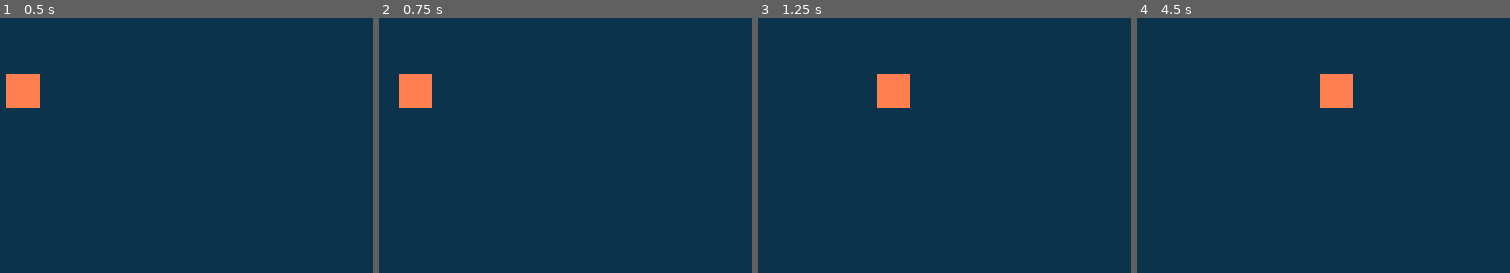
Above: before the commit, frames 1-4 (left to right).
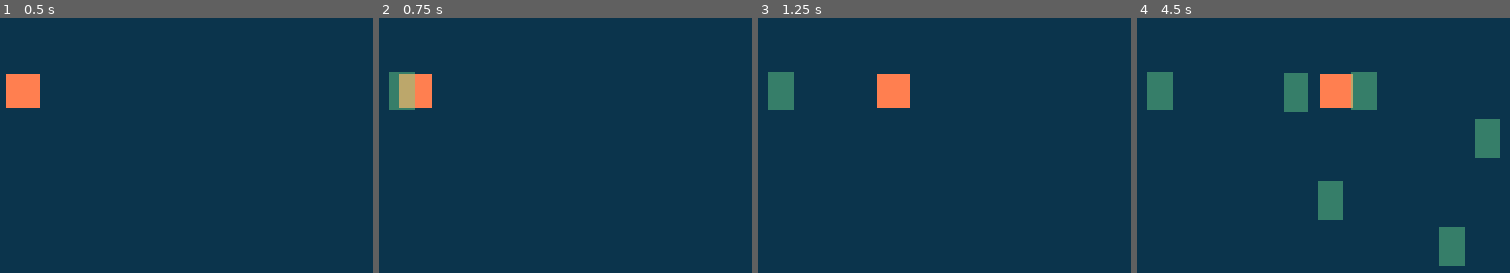
Above: after the commit, the same moments.

Repository: clogas24/Game-Dev
Game: Godot game, scene res://scenes/main/Main.tscn
Same seed, same stepped clock (60 frames per second), same inputs: the game is played once before the commit and once after it.
Inputs:
- Up to frame 1 (0.5 s): no input
- Up to frame 2 (0.75 s): tap Enter at 0.5 s; hold D (move_right) from 0.53 s (still down); hold Space (plant) from 0.53 s (still down)
- Up to frame 3 (1.25 s): keep holding D (move_right); keep holding Space (plant)
- Up to frame 4 (4.5 s): release D (move_right) at 1.28 s; release Space (plant) at 1.28 s; hold S (move_down) 1.28-2.03 s; tap Space (plant) at 1.35, 2.85, 4.35 s; hold D (move_right) 2.03-2.78 s; hold Space (plant) 2.03-2.78 s; hold W (move_up) 2.78-3.53 s; hold Space (plant) 3.53-4.28 s; hold A (move_left) from 3.53 s (still down)

Frame 1 is identical in both runs. In frame 2, 1.0% of the frame differs, in the area x 2-10%, y 21-37%; in frame 3, 1.0%; in frame 4, 6.2%, in the area x 2-98%, y 21-98%.

Commit message:
planting implemented

Diff:
--- /dev/null
+++ b/Godot Project/scenes/coral/Coral.gd
@@ -0,0 +1,64 @@
+extends StaticBody2D
+
+enum State { GROWING, SOLID, DECAYING, GONE }
+
+@export var grow_time: float = 5.0
+@export var solid_time: float = 10.0
+@export var decay_time: float = 5.0
+
+signal state_changed(new_state: State)
+
+const TRANSITION_TIME: float = 0.2
+const GROW_COLOR: Color = Color(0.42, 0.85, 0.55, 0.45)
+const SOLID_COLOR: Color = Color(1.0, 0.35, 0.55, 1.0)
+const DECAY_COLOR: Color = Color(0.45, 0.35, 0.3, 1.0)
+
+var current_state: State = State.GROWING
+
+@onready var visual: ColorRect = $Visual
+@onready var collision_shape: CollisionShape2D = $CollisionShape2D
+
+func _ready() -> void:
+	_enter_growing()
+
+func _enter_growing() -> void:
+	current_state = State.GROWING
+	state_changed.emit(current_state)
+	collision_shape.disabled = true
+	_tween_color(GROW_COLOR, TRANSITION_TIME)
+	await get_tree().create_timer(grow_time).timeout
+	_enter_solid()
+
+func _enter_solid() -> void:
+	current_state = State.SOLID
+	state_changed.emit(current_state)
+	collision_shape.disabled = false
+	_tween_color(SOLID_COLOR, TRANSITION_TIME)
+	await get_tree().create_timer(solid_time).timeout
+	_enter_decaying()
+
+func _enter_decaying() -> void:
+	current_state = State.DECAYING
+	state_changed.emit(current_state)
+	# Collision turns off the moment decay starts, not at the end of it.
+	# Decaying coral is visibly crumbling, so it should stop reading as
+	# safe footing right away rather than staying "solid" underfoot while
+	# it looks unstable, and it avoids a player getting stranded when the
+	# node frees itself out from under them.
+	collision_shape.disabled = true
+	var color_time: float = min(TRANSITION_TIME, decay_time)
+	var fade_time: float = max(decay_time - TRANSITION_TIME, 0.05)
+	_tween_color(DECAY_COLOR, color_time)
+	var fade_tween := create_tween()
+	fade_tween.tween_property(visual, "modulate:a", 0.0, fade_time)
+	await get_tree().create_timer(decay_time).timeout
+	_enter_gone()
+
+func _enter_gone() -> void:
+	current_state = State.GONE
+	state_changed.emit(current_state)
+	queue_free()
+
+func _tween_color(target_color: Color, duration: float) -> void:
+	var tween := create_tween()
+	tween.tween_property(visual, "color", target_color, duration)
--- /dev/null
+++ b/Godot Project/scenes/coral/Coral.tscn
@@ -0,0 +1,20 @@
+[gd_scene load_steps=3 format=3]
+
+[ext_resource type="Script" path="res://scenes/coral/Coral.gd" id="1"]
+
+[sub_resource type="RectangleShape2D" id="RectangleShape2D_1"]
+size = Vector2(36, 56)
+
+[node name="Coral" type="StaticBody2D"]
+script = ExtResource("1")
+
+[node name="Visual" type="ColorRect" parent="."]
+offset_left = -18.0
+offset_top = -28.0
+offset_right = 18.0
+offset_bottom = 28.0
+color = Color(0.42, 0.85, 0.55, 0.45)
+
+[node name="CollisionShape2D" type="CollisionShape2D" parent="."]
+shape = SubResource("RectangleShape2D_1")
+disabled = true
--- a/Godot Project/scenes/player/Player.gd
+++ b/Godot Project/scenes/player/Player.gd
@@ -2,6 +2,8 @@
 
 @export var move_speed: float = 300.0
 @export var drag: float = 900.0
+
+const CoralScene: PackedScene = preload("res://scenes/coral/Coral.tscn")
 
 func _physics_process(delta: float) -> void:
 	var input_dir := Vector2(
@@ -16,4 +18,8 @@
 
 func _unhandled_input(event: InputEvent) -> void:
 	if event.is_action_pressed("plant"):
-		print("plant requested at: ", global_position)
+		var coral := CoralScene.instantiate()
+		coral.global_position = global_position
+		# Coral must outlive the player walking away, so it goes on Main
+		# (our parent in the scene tree) rather than as our own child.
+		get_parent().add_child(coral)
Not shown, added: Godot Project/scenes/coral/Coral.gd.uid
